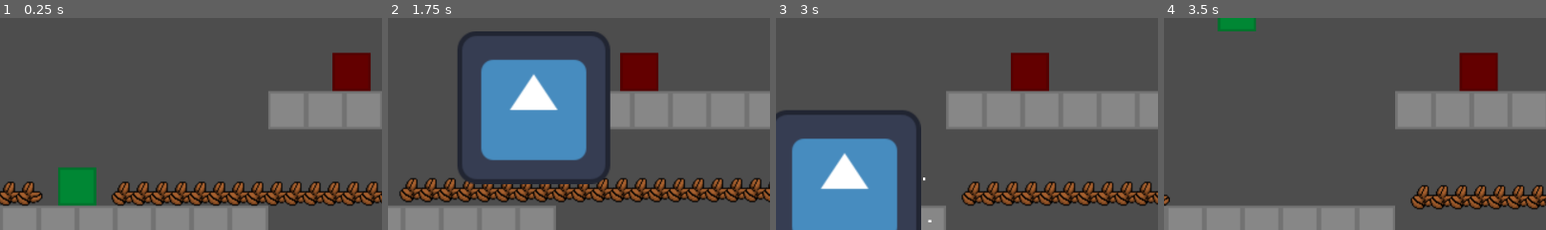
Above: before the commit, frames 1-4 (left to right).
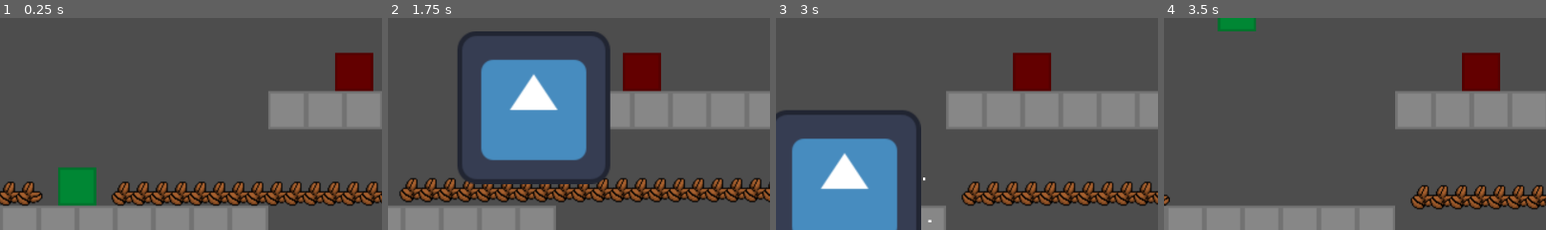
Above: after the commit, the same moments.

Repository: JumbledOne/RPHGameProject
Game: Godot game, scene res://scenes/game_scene/game_scene.tscn
Two runs of this game, one before a commit and one after it. Both use one fixed random seed, a clock stepped at 60 frames per second and the inputs below. The engine's default icon, where the game draws it, is replaced by a stand-in: a white triangle on a blue panel in a dark square.
Inputs:
- Up to frame 1 (0.25 s): no input
- Up to frame 2 (1.75 s): tap Enter at 0.5 s; hold I (ability) 0.53-1.28 s; hold D (right) from 0.53 s (still down); tap Space (jump) at 0.77, 1.52 s; tap E (attack) at 1.35 s
- Up to frame 3 (3 s): release D (right) at 2.03 s; hold A (left) 2.03-2.78 s; hold I (ability) 2.03-2.78 s; hold D (right) from 2.78 s (still down); tap E (attack) at 2.85 s
- Up to frame 4 (3.5 s): keep holding D (right); tap Space (jump) at 3.02 s
The pictures show only the part of the screen within x 35-85%, y 18-68%; the shares and areas given below are measured in that part.

The runs differ from the first frame. In frame 1, 0.3% of the frame differs, in the area x 87-98%, y 16-35%; in frame 2, 0.3%; in frame 3, 0.2%; in frame 4, 0.3%.

Commit message:
Lastest git fetch origin

Diff:
--- a/src/scenes/game_scene/game_scene.tscn
+++ b/src/scenes/game_scene/game_scene.tscn
@@ -108,7 +108,7 @@
 script = SubResource("GDScript_8p81m")
 
 [node name="RottenCacao" parent="." unique_id=565006692 instance=ExtResource("1_wmtvo")]
-position = Vector2(358, -168)
+position = Vector2(360, -146)
 
 [node name="TileMapLayer" type="TileMapLayer" parent="." unique_id=1822924676]
 tile_map_data = PackedByteArray("AAAIAP//AQAAAAAAAAAHAP//AQAAAAAAAAAGAP//AQAAAAAAAAAFAP//AQAAAAAAAAAEAP//AQAAAAAAAAADAP …(976 unchanged characters)…
Not shown, added: src/assets/sprites/Ada_Sprite.png.import
Not shown, added: src/assets/sprites/American_Colonizer_Sprite.png.import
Not shown, added: src/assets/sprites/BAGOBO_Sprite.png.import
Not shown, added: src/assets/sprites/Iranun_Sprite.png.import
Not shown, added: src/assets/sprites/Japanese_Colonizer_Sprite.png.import
Not shown, added: src/assets/sprites/KAGAN_Sprite.png.import
Not shown, added: src/assets/sprites/cacaorotten.png.import
Not shown, added: src/assets/sprites/durianevil.png.import
Not shown, added: src/assets/sprites/friarspanishenemy.png.import
Not shown, added: src/assets/sprites/normalperson.png.import
Not shown, added: src/assets/sprites/philippine_eagle_flying_idle_64x32.png.import
Not shown, added: src/assets/sprites/stage1_ancient_trading_gulf_640x360.png.import
(and 6 more such lines)
